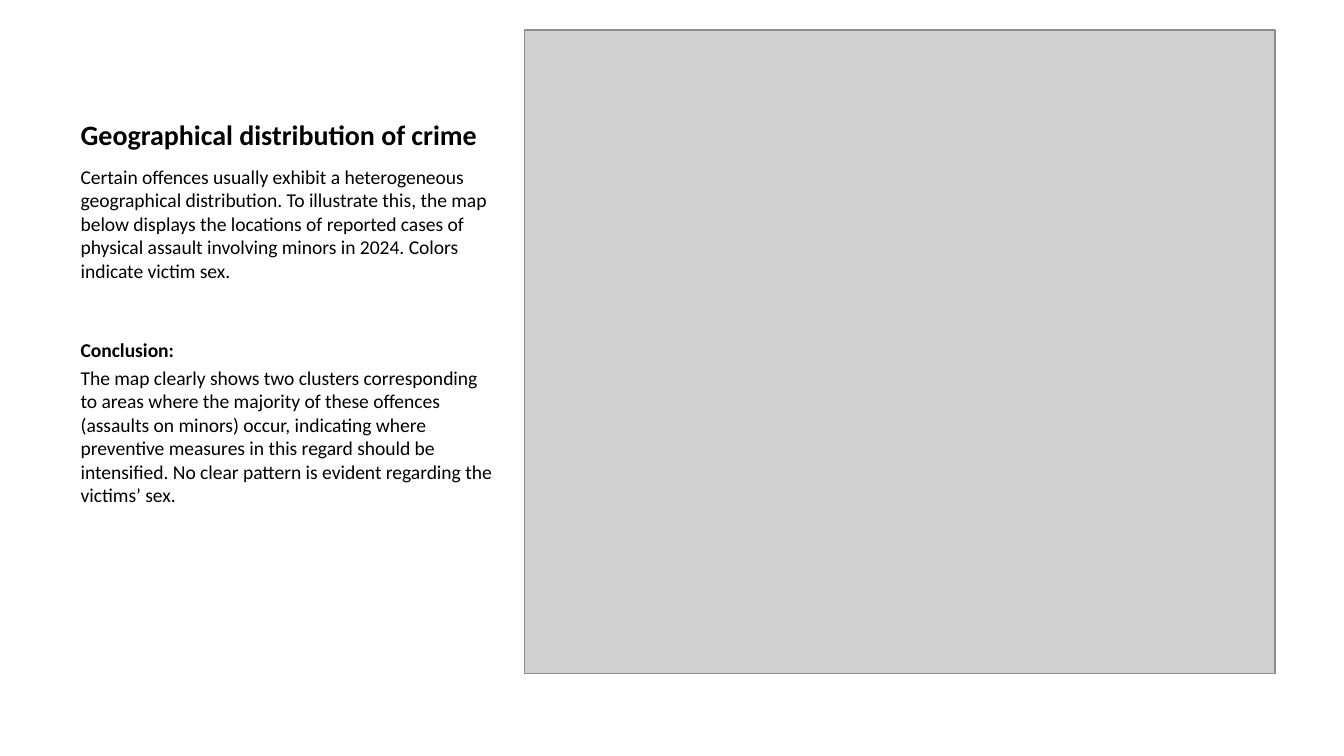
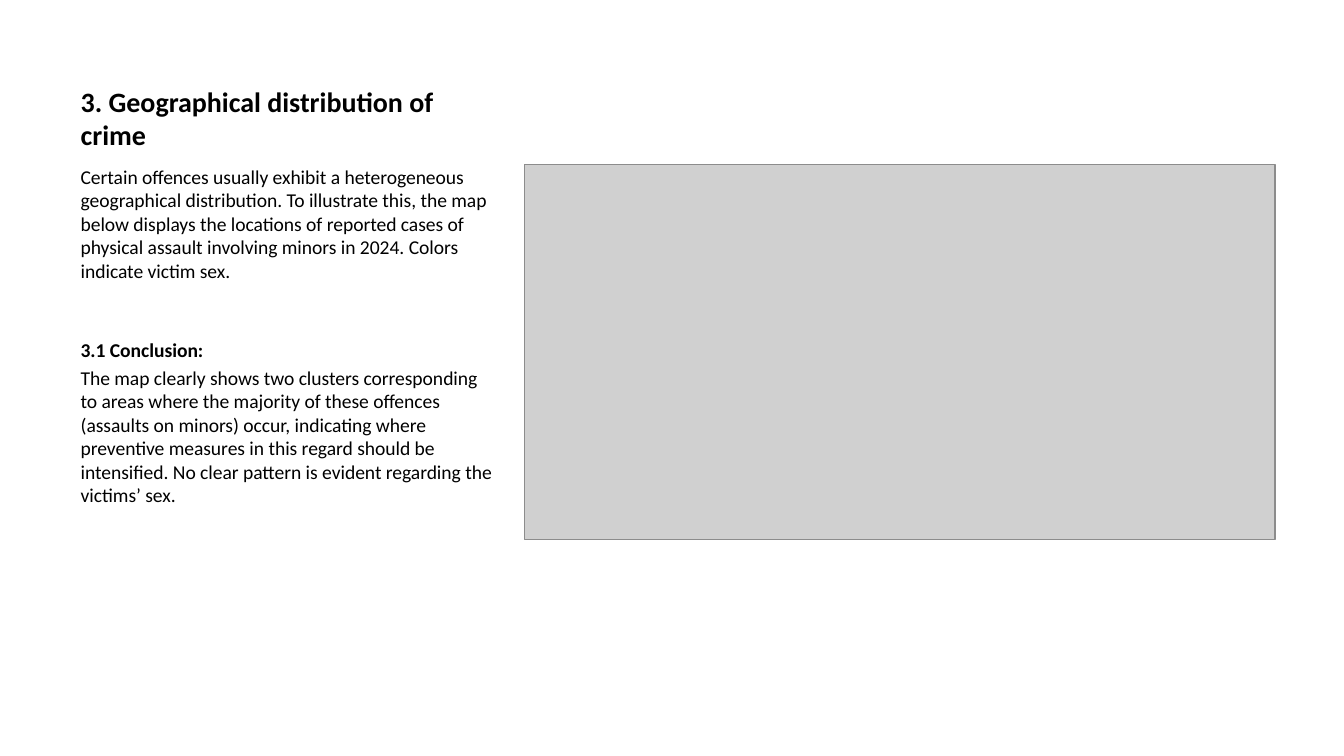
Before and after one commit to glizzynski/Project_Quarto_R, a slide deck: slide 5 of Project_Quarto_R.pptx (slide 4 before the commit). Drawn at 1344x756 pixels with LibreOffice and Linux fonts; fonts in the diff are those of the drawing; grey boxes stand for pictures. Boxes give left, top, right and bottom in pixels: in the first picture for what was removed or moved away, otherwise in the second. Text is boxed around its words. In the diff, an @@ line names an element or a change of style, - is before the commit and + after.

Commit message:
Fixed missing image in pptx.

```diff
--- a/Project_Quarto_R.pptx
+++ b/Project_Quarto_R.pptx
@@ title at [81, 92, 433, 146]: text changed @@
-Geographical distribution of crime
+3. Geographical distribution of crime
@@ picture: place and size @@
-picture at [524, 30, 1274, 673]
+picture at [524, 164, 1274, 539]
@@ text at [81, 343, 203, 357]: text changed @@
-Conclusion:
+3.1 Conclusion:
```
Also in this commit, not shown: 4 other slides changed, 1 slide added, 3 other files.
